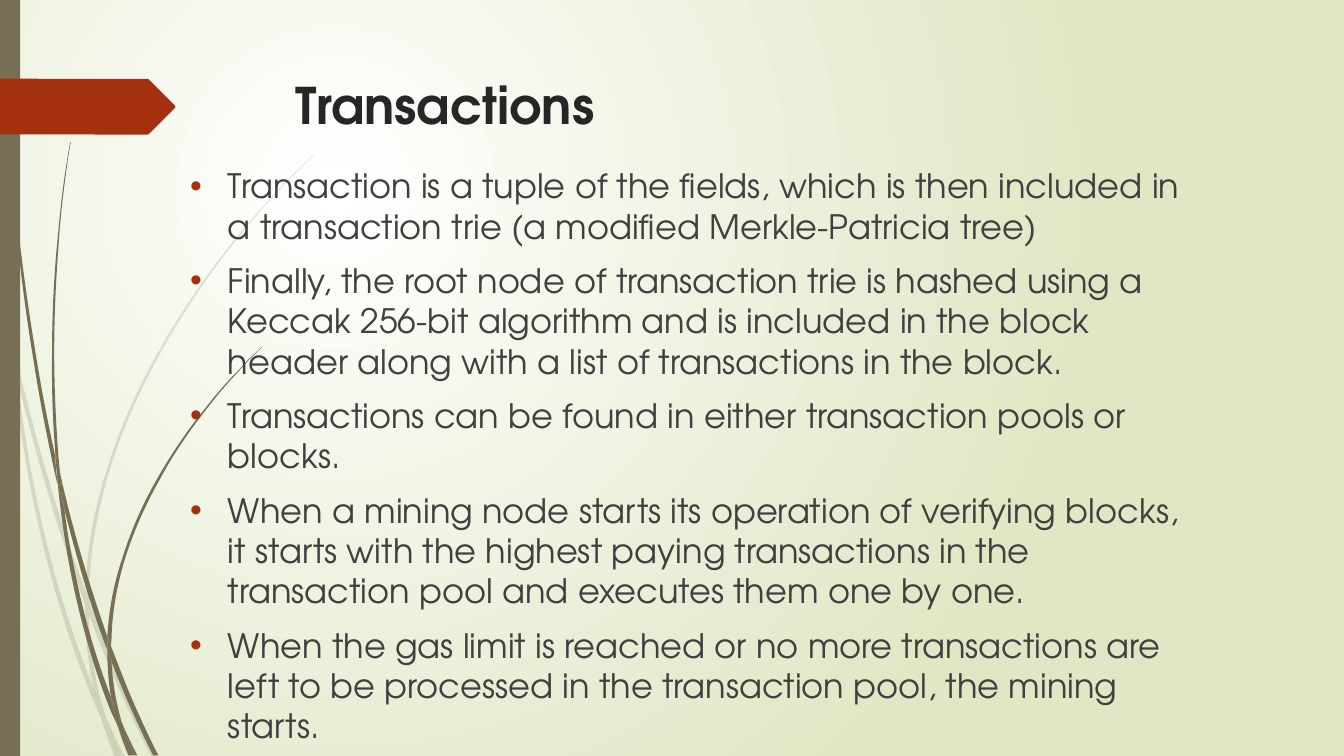
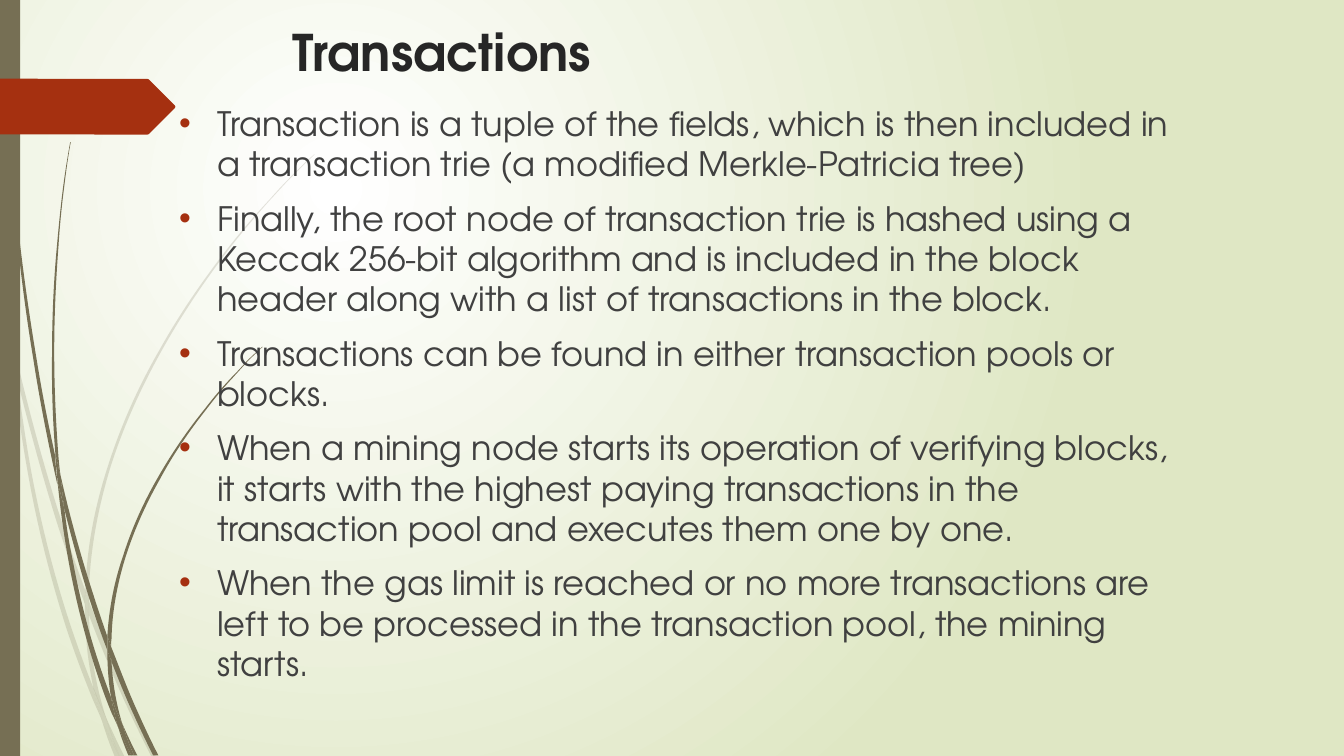
Before and after one commit to sarangparikh22/nmit-blockchain, a slide deck: slide 34 of Distributed Systems 101/Ethereum 101.pptx. Drawn at 1344x756 pixels with LibreOffice and Linux fonts; fonts in the diff are those of the drawing. Boxes give left, top, right and bottom in pixels: in the first picture for what was removed or moved away, otherwise in the second. Text is boxed around its words. In the diff, an @@ line names an element or a change of style, - is before the commit and + after.

```diff
--- a/Distributed Systems 101/Ethereum 101.pptx
+++ b/Distributed Systems 101/Ethereum 101.pptx
@@ title "Transactions": place and size @@
-title "Transactions" at [296,85,594,125]
+title "Transactions" at [292,32,590,72]
@@ text "Transaction is a tuple of ...": place and size @@
-text "Transaction is a tuple of ..." at [228,173,1179,739]
+text "Transaction is a tuple of ..." at [217,111,1168,677]
```
Also in this commit, not shown: 3 other slides changed, 91 slides added, 1 other file.
